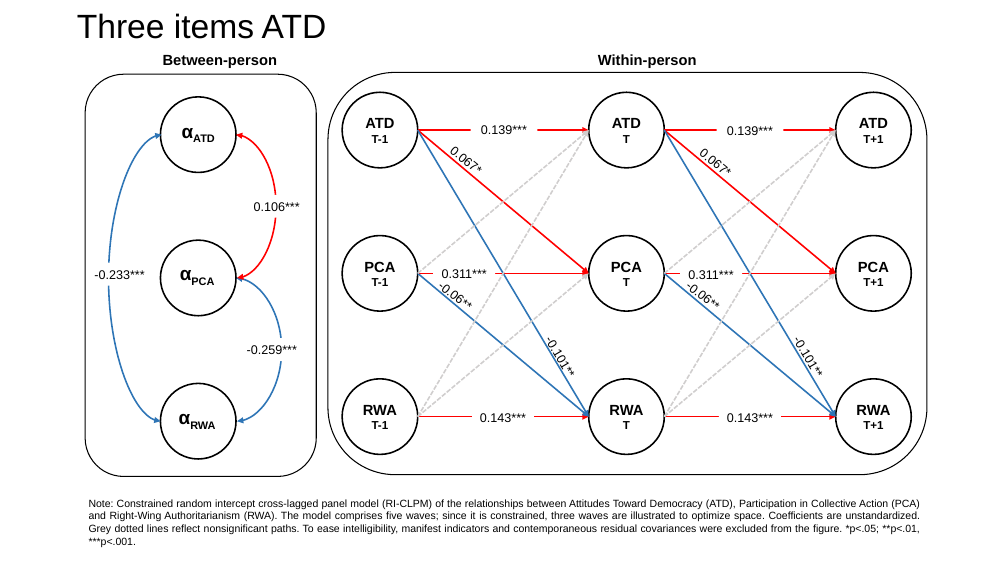
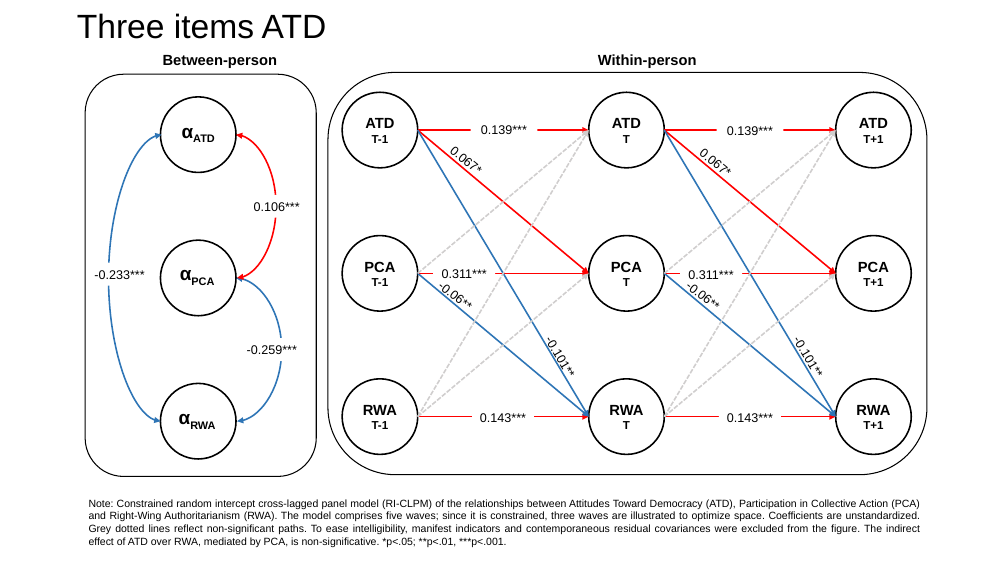
Before and after one commit to pjcarozzi/rwa-pca-atd, a slide deck: slide 2 of 2_output/4_figures_and_tables/Figures.pptx (slide 1 before the commit). Drawn at 1008x567 pixels with LibreOffice and Linux fonts; fonts in the diff are those of the drawing. Boxes give left, top, right and bottom in pixels: in the first picture for what was removed or moved away, otherwise in the second. Text is boxed around its words. In the diff, an @@ line names an element or a change of style, - is before the commit and + after.

```diff
--- a/2_output/4_figures_and_tables/Figures.pptx
+++ b/2_output/4_figures_and_tables/Figures.pptx
@@ text at bbox=[89, 499, 921, 547]: text changed @@
-Note: Constrained random intercept cross-lagged panel model (RI-CLPM) of the relationships between Attitudes Toward Democracy (ATD), Participation in Collective Action (PCA) and Right-Wing Authoritarianism (RWA). The model comprises five waves; since it is constrained, three waves are illustrated to optimize space. Coefficients are unstandardized. Grey dotted lines reflect nonsignificant paths. To ease intelligibility, manifest indicators and contemporaneous residual covariances were excluded from the figure. *p<.05; **p<.01, ***p<.001.
+Note: Constrained random intercept cross-lagged panel model (RI-CLPM) of the relationships between Attitudes Toward Democracy (ATD), Participation in Collective Action (PCA) and Right-Wing Authoritarianism (RWA). The model comprises five waves; since it is constrained, three waves are illustrated to optimize space. Coefficients are unstandardized. Grey dotted lines reflect non-significant paths. To ease intelligibility, manifest indicators and contemporaneous residual covariances were excluded from the figure. The indirect effect of ATD over RWA, mediated by PCA, is non-significative. *p<.05; **p<.01, ***p<.001.
```
Also in this commit, not shown: 1 other slide changed, 1 slide added, 3 other files.
